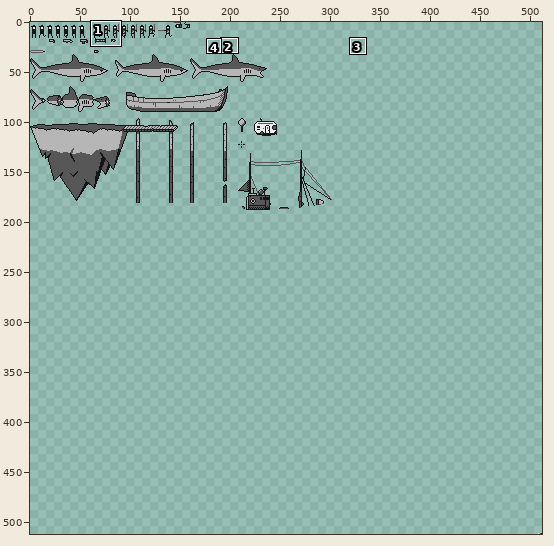
Sprite sheet: res/tiles.png. The picture above shows the old version from afar; the outline marks the close-up.
Close-up. Earlier state:
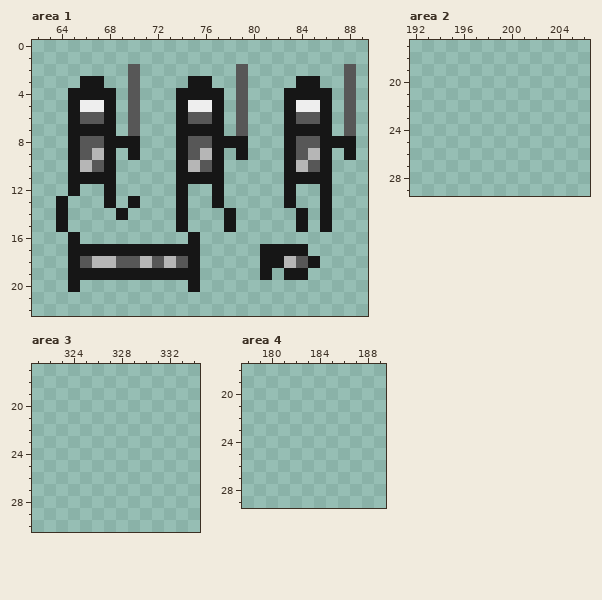
The file is 512x512 pixels. Shown: area 1: x 62..89, y 0..22; area 2: x 192..206, y 17..29; area 3: x 321..334, y 17..30; area 4: x 178..189, y 18..29. The commit also changed other parts of the picture, which this record leaves out.
After:
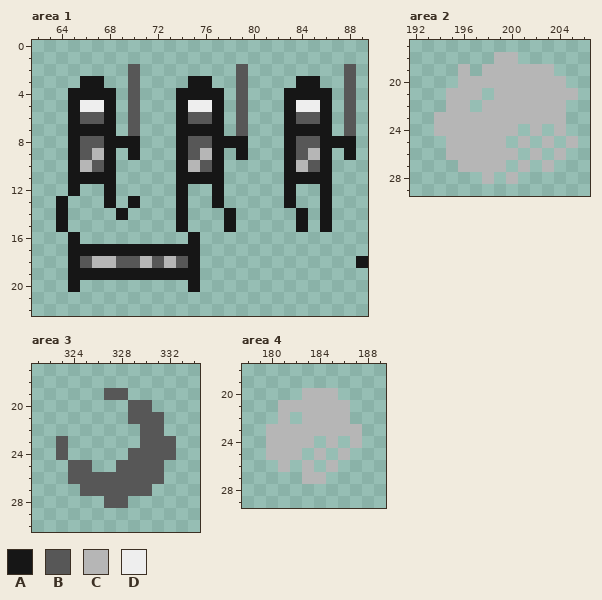
Palette (. is transparent): A #161616  B #575757  C #b6b6b6  D #eeeeee
The edit:
--- area 1
@@ x 79..89 @@
 16 ...........
-17 ..AAAA.....
-18 ..AACBA....
-19 ..A.AA.....
+17 ...........
+18 ..........A
+19 ...........
 20 ...........
--- area 2
@@ x 192..206 @@
 17 ...............
-18 ...............
-19 ...............
-20 ...............
-21 ...............
-22 ...............
-23 ...............
-24 ...............
-25 ...............
-26 ...............
-27 ...............
-28 ...............
+18 .......CC......
+19 ....C.CCCCCC...
+20 ....CCCCCCCCC..
+21 ...CCC.CCCCCCC.
+22 ...CC.CCCCCCC..
+23 ..CCCCCCCCCCC..
+24 ..CCCCCCC.C.C..
+25 ...CCCCC.C.C.C.
+26 ...CCCCCC.C.C..
+27 ....CCCC.C.C...
+28 ......C.C......
 29 ...............
--- area 3
@@ x 321..334 @@
 18 ..............
-19 ..............
-20 ..............
-21 ..............
-22 ..............
-23 ..............
-24 ..............
-25 ..............
-26 ..............
-27 ..............
-28 ..............
+19 ......BB......
+20 ........BB....
+21 ........BBB...
+22 .........BB...
+23 ..B......BBB..
+24 ..B.....BBBB..
+25 ...BB..BBBB...
+26 ...BBBBBBBB...
+27 ....BBBBBB....
+28 ......BB......
 29 ..............
--- area 4
@@ x 178..189 @@
 19 ............
-20 ............
-21 ............
-22 ............
-23 ............
-24 ............
-25 ............
-26 ............
-27 ............
+20 .....CCC....
+21 ...CCCCCC...
+22 ...C.CCCC...
+23 ..CCCCCCCC..
+24 ..CCCC.C.C..
+25 ..CCC.C.C...
+26 ...C.C.C....
+27 .....CC.....
 28 ............
Changed places in both close-ups, as pixel boxes (x1, y1, x2, y2):
erased: (260, 244, 320, 280)
added: (356, 256, 368, 268)
added: (434, 52, 578, 184)
added: (56, 388, 176, 508)
added: (266, 388, 362, 484)
